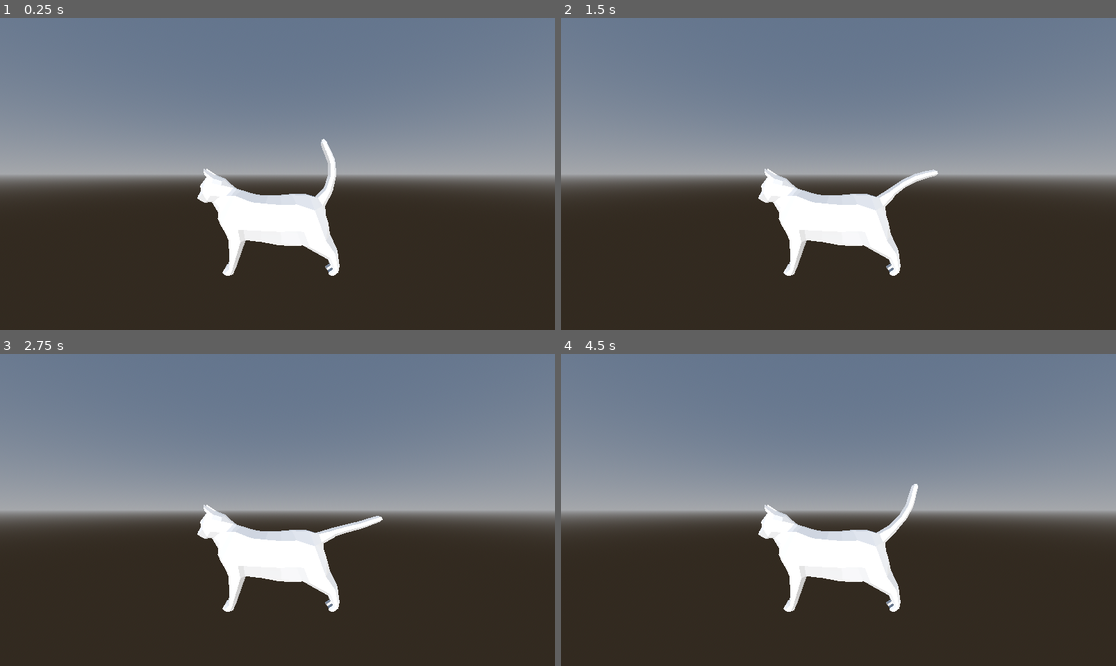
Above: before the commit, frames 1-4 (two rows, left to right).
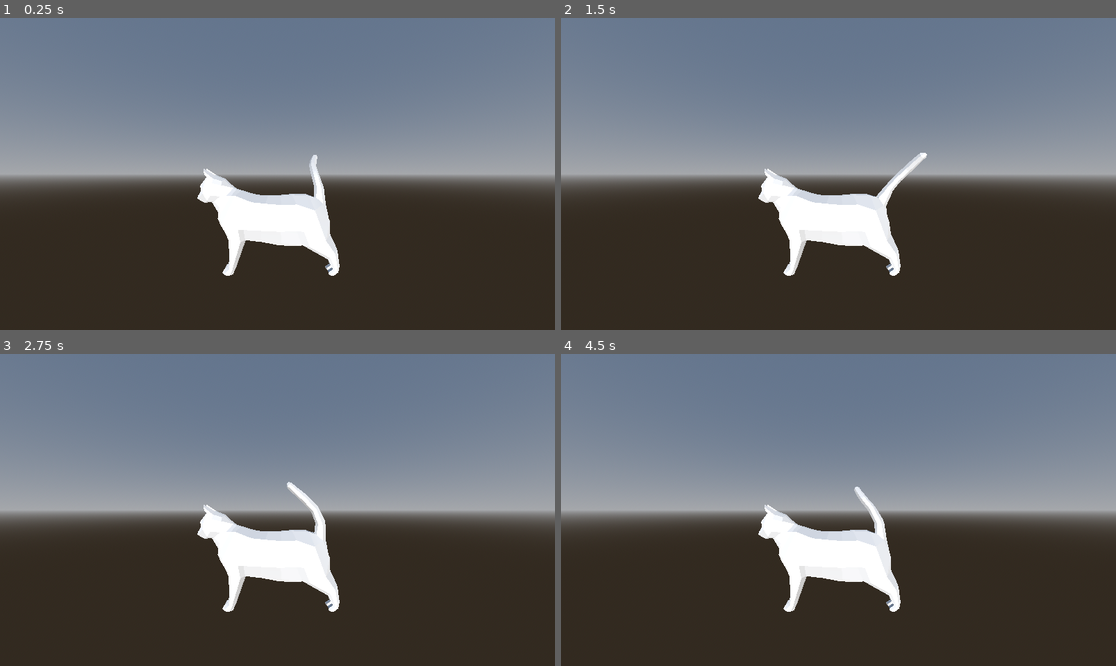
Above: after the commit, the same moments.

Repository: Aszanat/animation
Game: Godot game, scene res://world.tscn
The game is run twice, just before and just after one commit, with the same random seed, the same clock (stepped at 60 frames per second) and the same inputs.
Inputs:
- Up to frame 1 (0.25 s): no input
- Up to frame 2 (1.5 s): no input
- Up to frame 3 (2.75 s): no input
- Up to frame 4 (4.5 s): no input

The runs differ from the first frame. In frame 1, 0.5% of the frame differs, in the area x 55-61%, y 38-73%; in frame 2, 0.5%; in frame 3, 0.6%, in the area x 51-69%, y 40-73%; in frame 4, 0.6%.

Commit message:
Change bone rotation calculation from relative to objective (in relation to the initial position) and add angle combination handling

Diff:
--- a/project.godot
+++ b/project.godot
@@ -15,6 +15,17 @@
 config/features=PackedStringArray("4.7", "Forward Plus")
 config/icon="res://icon.svg"
 
+[debug]
+
+gdscript/warnings/untyped_declaration=1
+gdscript/warnings/inferred_declaration=1
+gdscript/warnings/unsafe_property_access=1
+gdscript/warnings/unsafe_method_access=1
+gdscript/warnings/unsafe_cast=1
+gdscript/warnings/unsafe_call_argument=1
+gdscript/warnings/return_value_discarded=1
+gdscript/warnings/missing_await=1
+
 [dotnet]
 
 project/assembly_name="animation"
--- a/skeleton_3d.gd
+++ b/skeleton_3d.gd
@@ -1,69 +1,69 @@
 extends Skeleton3D
 
+class AxisRotation:
+	var cycle_start_phase: float # [0, 1)
+	var rotation_zero_angle_offset: float # [0, 1) where 1 would be full circle around
+	var angle_range: float # [0, 1) technically could be more if the joint is like, SUPER flexible...
+	var axis: Vector3
+	var angle_calculator: Callable
+
+	func _init(csp: float, rzao: float, ar: float, a: Vector3, ac: Callable) -> void:
+		self.cycle_start_phase = csp
+		self.rotation_zero_angle_offset = rzao
+		self.angle_range = ar
+		self.axis = a.normalized()
+		self.angle_calculator = ac
 
 class AnimJoint:
 	# set automatically
-	var cycle_moment: float
-	var index: int
+	var index: int # const
+	var cycle_phase: float # [0, 1) - changes all the time
+	var rotation_zero: Quaternion # const
+	var axes: Array[AxisRotation] # const
 
-	# initiators
-	var cycle_start_moment: float
-	var rotation_zero_angle_offset: float # in radians. Horrible.
-	var cycle_angle_range_multiplier: float
-	var axis: Vector3
+	func _init(a: Array[AxisRotation]) -> void:
+		self.axes = a
 
-	func init(
-		cycle_start_moment: float,
-		rotation_zero_angle_offset: float,
-		cycle_angle_range_multiplier: float,
-		axis: Vector3):
-			self.cycle_start_moment = cycle_start_moment
-			self.rotation_zero_angle_offset = rotation_zero_angle_offset
-			self.cycle_angle_range_multiplier = cycle_angle_range_multiplier
-			self.axis = axis
-			return self
-
-var bone_map: Dictionary = {
-	"Tail": AnimJoint.new().init(0.5, -2, 0.75, Vector3(1, 0, 0)),
-	"Tail.1": AnimJoint.new().init(0.45, 0.5, 0.7, Vector3(1, 0, 0)),
-	"Tail.2": AnimJoint.new().init(0.4, 0.5, 0.65, Vector3(1, 0, 0)),
-	"Tail.3": AnimJoint.new().init(0.35, 0.5, 0.6, Vector3(1, 0, 0)),
-	"Tail.4": AnimJoint.new().init(0.3, 0.5, 0.55, Vector3(1, 0, 0)),
-
+var bone_map: Dictionary[String, AnimJoint] = {
+	"Tail": AnimJoint.new([AxisRotation.new(0, 0, 0.05, Vector3(1, 0, 0), sin), AxisRotation.new(0.25, 0, 0.05, Vector3(0, 0, 1), sin)]),
+	"Tail.1": AnimJoint.new([AxisRotation.new(-0.1, 0, 0.05, Vector3(1, 0, 0), sin), AxisRotation.new(0.15, 0, 0.05, Vector3(0, 0, 1), sin)]),
+	"Tail.2": AnimJoint.new([AxisRotation.new(-0.2, 0, 0.05, Vector3(1, 0, 0), sin), AxisRotation.new(0.05, 0, 0.05, Vector3(0, 0, 1), sin)]),
+	"Tail.3": AnimJoint.new([AxisRotation.new(-0.3, 0, 0.05, Vector3(1, 0, 0), sin), AxisRotation.new(-0.05, 0, 0.05, Vector3(0, 0, 1), sin)]),
+	"Tail.4": AnimJoint.new([AxisRotation.new(-0.4, 0, 0.05, Vector3(1, 0, 0), sin), AxisRotation.new(-0.15, 0, 0.05, Vector3(0, 0, 1), sin)]),
 }
 
 var cycle_duration: float = 2 # seconds
 
 
-func _ready():
-	for bone in bone_map:
-		print(bone)
-		print(bone_map[bone])
-		bone_map[bone].cycle_moment = cycle_duration * bone_map[bone].cycle_start_moment
-		bone_map[bone].index = self.find_bone(bone)
-		var current_rotation: Quaternion = self.get_bone_pose_rotation(bone_map[bone].index)
-		self.set_bone_pose_rotation(bone_map[bone].index, current_rotation + Quaternion(bone_map[bone].axis, bone_map[bone].rotation_zero_angle_offset))
+func setup_joint(joint: AnimJoint) -> void:
+	joint.rotation_zero = self.get_bone_pose_rotation(joint.index)
+	joint.cycle_phase = 0
 
 
-func rotate_bone(joint: AnimJoint,delta: float):
-	var bone_idx: float = joint.index
-	var cycle_moment: float = joint.cycle_moment
-	var cycle_angle_range_multiplier: float = joint.cycle_angle_range_multiplier
-	var axis: Vector3 = joint.axis
-	# cycle_moment is in seconds, runs from 0 to duration
-	var current_rotation: Quaternion = self.get_bone_pose_rotation(bone_idx)
-	var rotation_angle: float = sin((cycle_moment  / cycle_duration) * TAU) * PI * delta / cycle_duration # in radians
-	print(rotation_angle) # you want some better method to calculate this SIMPLY
-	# the math will be the same, it's just a matter of easy understanding for this...
-	var new_rotation: Quaternion = current_rotation * Quaternion(axis, rotation_angle * cycle_angle_range_multiplier)
-	self.set_bone_pose_rotation(bone_idx, new_rotation)
-	return
+
+func calculate_joint_rotation(joint: AnimJoint) -> Quaternion:
+	var new_rotation: Quaternion = joint.rotation_zero
+	for axis_rot: AxisRotation in joint.axes:
+		var relative_phase: float = joint.cycle_phase + axis_rot.cycle_start_phase
+		var angle_offset: float = axis_rot.rotation_zero_angle_offset + axis_rot.angle_calculator.call(relative_phase * TAU)  * axis_rot.angle_range
+		var angle_offset_radians: float = angle_offset * TAU
+		new_rotation *= Quaternion(axis_rot.axis, angle_offset_radians)
+	return new_rotation
+
+func rotate_joint(joint: AnimJoint, delta: float) -> void:
+	joint.cycle_phase += delta / cycle_duration
+	while joint.cycle_phase >= 1:
+		joint.cycle_phase -= 1
+	var new_rotation: Quaternion = calculate_joint_rotation(joint)
+	self.set_bone_pose_rotation(joint.index, new_rotation)
 
 
-func _physics_process(delta: float):
-	for bone in bone_map:
-		var cycle_moment = (bone_map[bone].cycle_moment + delta)
-		if cycle_moment > cycle_duration:
-			cycle_moment = cycle_moment - cycle_duration
-		bone_map[bone].cycle_moment = cycle_moment
-		rotate_bone(bone_map[bone], delta)
+func _ready()-> void:
+	for bone: String in bone_map:
+		bone_map[bone].index = self.find_bone(bone)
+		setup_joint(bone_map[bone])
+
+
+func _physics_process(delta: float) -> void:
+	for bone: String in bone_map:
+		rotate_joint(bone_map[bone], delta)
--- a/suflet_instance.tscn
+++ b/suflet_instance.tscn
@@ -1,11 +1,11 @@
 [gd_scene format=3 uid="uid://djf0bykhf1g83"]
 
 [ext_resource type="PackedScene" uid="uid://d26mx6wjx2cl6" path="res://Suflet.glb" id="1_1lex3"]
-[ext_resource type="Script" uid="uid://bfky2tl3uy44m" path="res://skeleton_3d.gd" id="2_25iio"]
+[ext_resource type="Script" uid="uid://bjstbyeg0wex" path="res://skeleton_3d.gd" id="2_25iio"]
 
 [node name="Suflet" unique_id=722566062 instance=ExtResource("1_1lex3")]
 
-[node name="Skeleton3D" parent="Armature" parent_id_path=PackedInt32Array(1524659492) index="0" unique_id=1216078922]
+[node name="Skeleton3D" parent="Armature" parent_id_path=PackedInt32Array(1558013785) index="0" unique_id=783614592]
 script = ExtResource("2_25iio")
 
 [node name="PhysicalBoneSimulator3D" type="PhysicalBoneSimulator3D" parent="Armature/Skeleton3D" index="1" unique_id=73026813]
